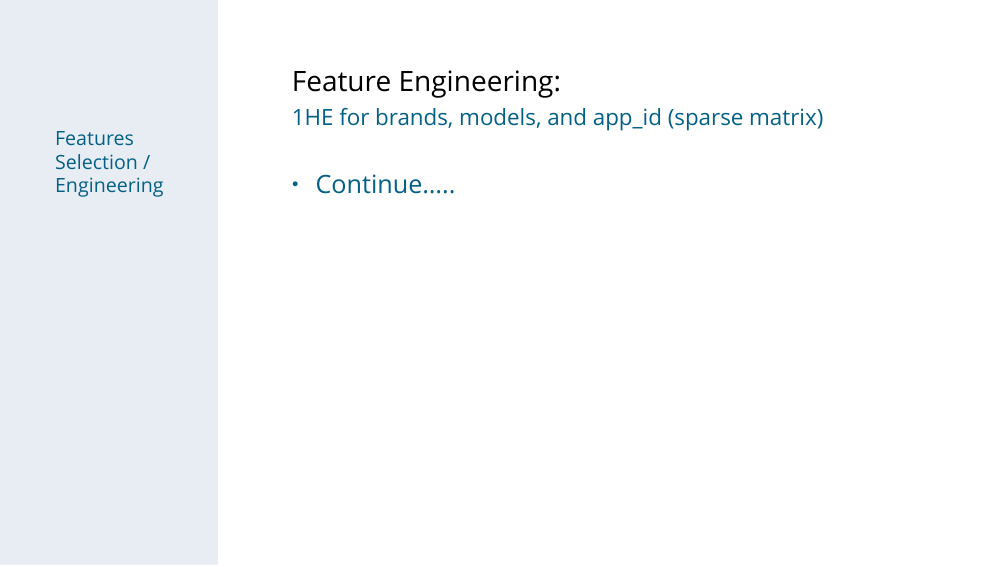
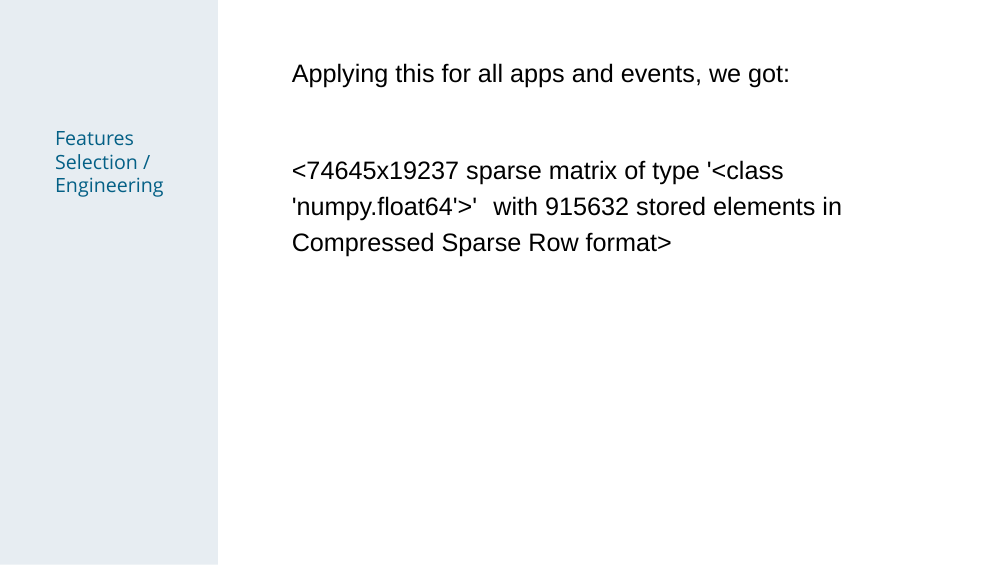
Before and after one commit to chechir/talking_data, a slide deck: slide 10 of brussels/deck_overview_detail.odp (slide 7 before the commit). Drawn at 1008x567 pixels with LibreOffice and Linux fonts; fonts in the diff are those of the drawing. Boxes give left, top, right and bottom in pixels: in the first picture for what was removed or moved away, otherwise in the second. Text is boxed around its words. In the diff, an @@ line names an element or a change of style, - is before the commit and + after.

Commit message:
added sparse matrix section in deck, plus examples in notebook

```diff
--- a/brussels/deck_overview_detail.odp
+++ b/brussels/deck_overview_detail.odp
@@ text at bbox=[292, 63, 842, 257]: text changed; size 16 to 18 pt; font Open Sans to Arial; text colour #046086 to #000000 @@
-Feature Engineering:
-1HE for brands, models, and app_id (sparse matrix)
-● Continue…..
+Applying this for all apps and events, we got:
+<74645x19237 sparse matrix of type '<class 'numpy.float64'>' with 915632 stored elements in Compressed Sparse Row format>
```
Also in this commit, not shown: 3 slides added, 2 other files.
